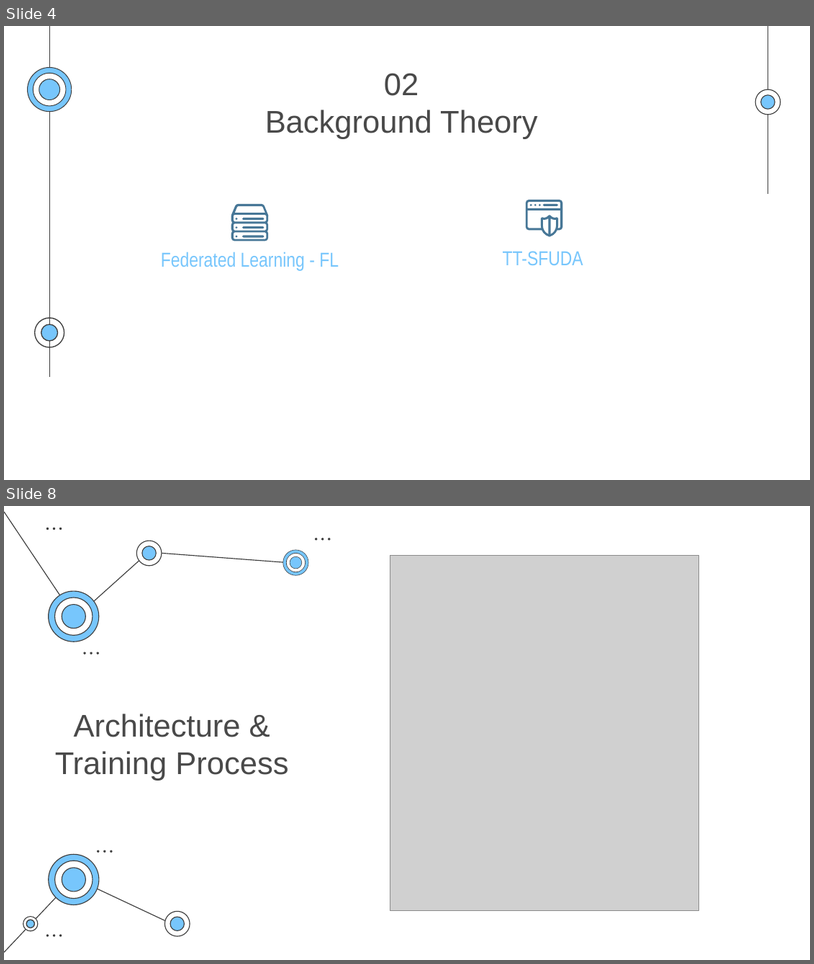
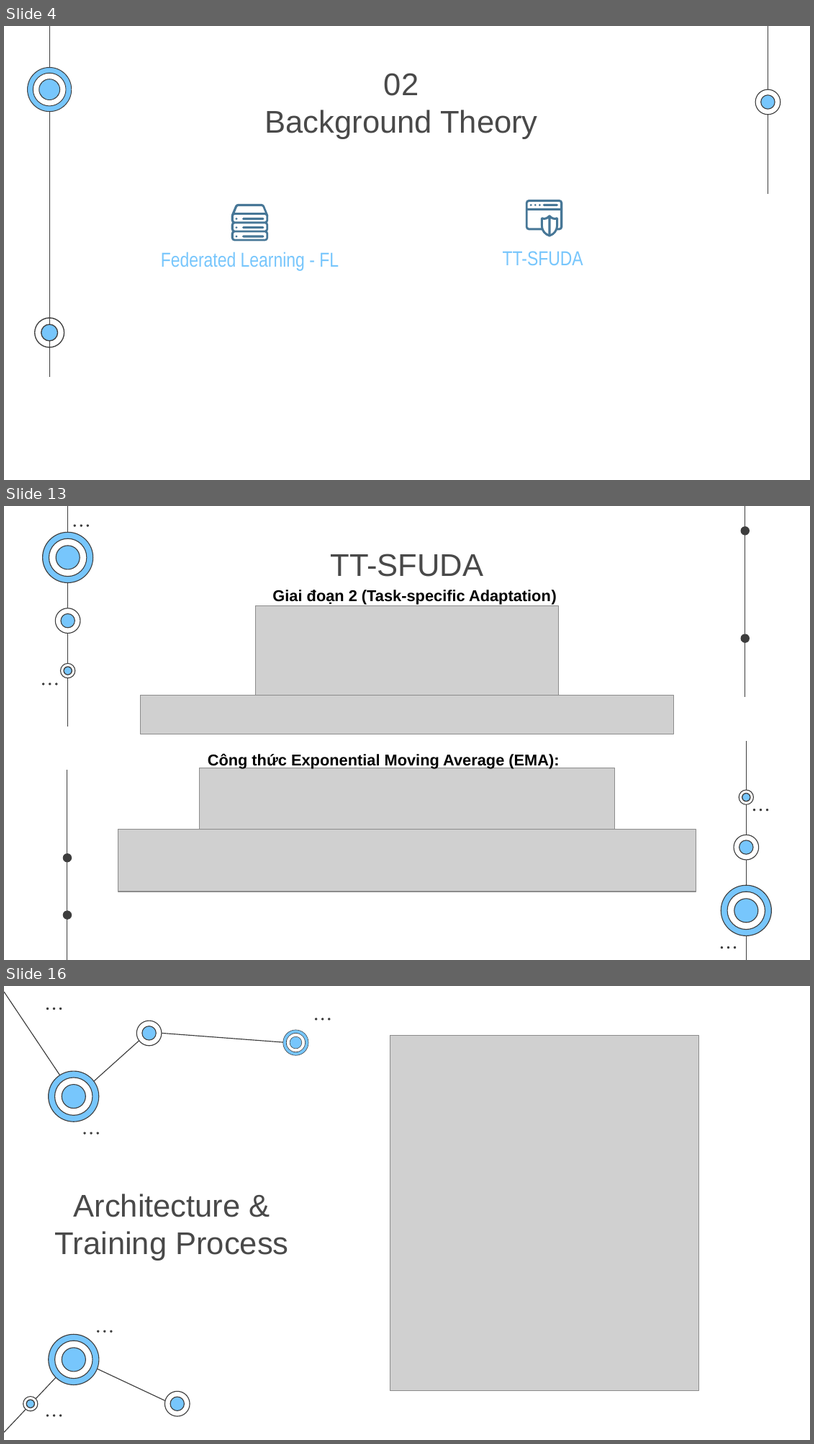
Before and after one commit to Fenteay/tt-sfuda, a slide deck: CS2311_CH200_ 250101037.pptx. Shown one above the other, each under a label of ours: slides 4 and 8 before the commit, slides 4, 13 and 16 after it; the slides between them are not shown. The pictures are 814x964 and 814x1444 pixels, drawn with LibreOffice and Linux fonts; fonts in the diff are those of the drawing; grey boxes stand for pictures. Boxes give left, top, right and bottom in pixels: in the first picture for what was removed or moved away, otherwise in the second. Text is boxed around its words. In the diff, an @@ line names an element or a change of style, - is before the commit and + after.

```diff
--- a/CS2311_CH200_ 250101037.pptx
+++ b/CS2311_CH200_ 250101037.pptx
@@ slide 13 added at <box>4,506,810,960</box>, background #FFFFFF @@
@@ group added at <box>42,506,772,960</box>: 28 freeform shapes, 16 ellipses, 4 lines @@
@@ title added at <box>331,554,484,577</box>, 28 pt, text #494949 @@
+TT-SFUDA
@@ text added at <box>273,590,557,605</box>, 14 pt, text #000000, bold @@
+Giai đoạn 2 (Task-specific Adaptation)
@@ picture added at <box>255,605,558,700</box> @@
@@ picture added at <box>140,695,674,734</box> @@
@@ text added at <box>208,753,559,769</box>, 14 pt, text #000000, bold @@
+Công thức Exponential Moving Average (EMA):
@@ picture added at <box>200,768,615,830</box> @@
@@ picture added at <box>118,829,697,891</box> @@
@@ what was slide 8 is now slide 16 @@
```
Also in this commit, not shown: 1 slide changed, 7 other slides added.
